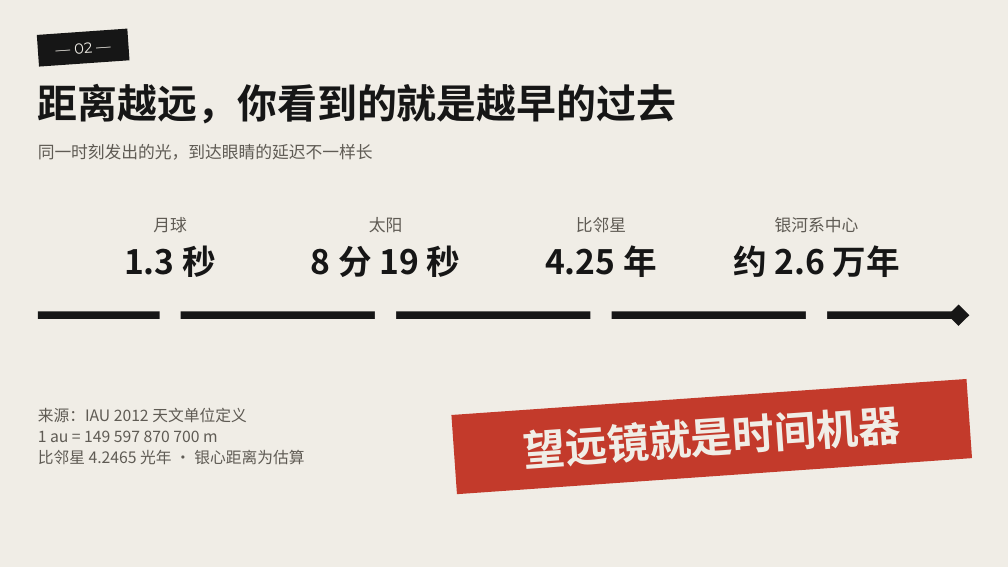
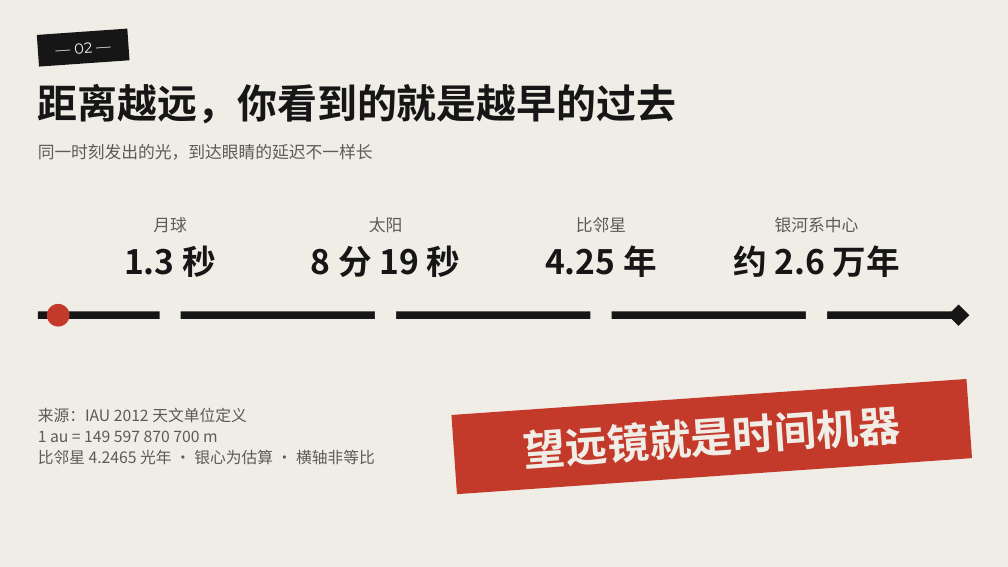
Before and after one commit to 5849mog/OpenCodeCLI, a slide deck: slide 2 of docs/光需要时间-两页动画演示.pptx. Drawn at 1008x567 pixels with LibreOffice and Linux fonts; fonts in the diff are those of the drawing. Boxes give left, top, right and bottom in pixels: in the first picture for what was removed or moved away, otherwise in the second. Text is boxed around its words. In the diff, an @@ line names an element or a change of style, - is before the commit and + after.

Commit message:
docs: 第二页改用「手写 XML」重做动画（用户明确同意走逃生舱）
菜单结构上做不到「一条光沿轴匀速走 3 秒，走到哪一站哪一站才亮」——
它需要组内各效果带各自独立的起始延迟（并行）。新编排零点击、翻页自播：
光子匀速 3.0s 走完 11.58"，四个节点在光心恰走到站点中心那刻依次浮入
(383/1122/1860/2598ms)，到尽头轴端旋转 360°、结论带双脉冲收尾。

逃生舱原本关掉了逐条断言，另写 assert_p2_anim.py 补上：注入文件与
PowerPoint 往返后都逐条核对形状/效果/延迟/位移端点/旋转角/重复次数。

```diff
--- a/docs/光需要时间-两页动画演示.pptx
+++ b/docs/光需要时间-两页动画演示.pptx
@@ ellipse added at (x1=47, y1=304, x2=70, y2=327), fill #C33A2B @@
@@ text at (x1=38, y1=450, x2=375, y2=464): text changed @@
-比邻星 4.2465 光年 · 银心距离为估算
+比邻星 4.2465 光年 · 银心为估算 · 横轴非等比
```
